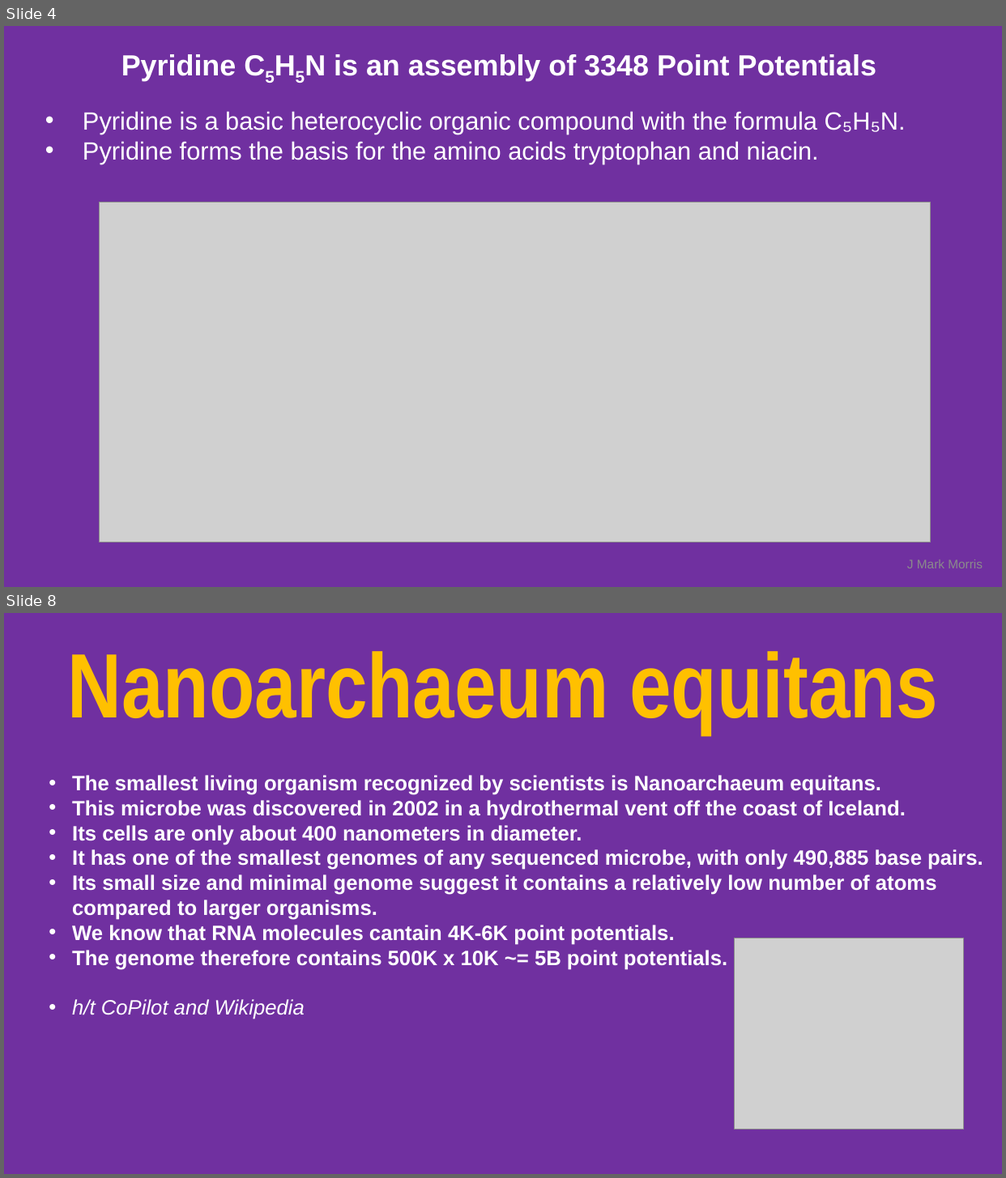
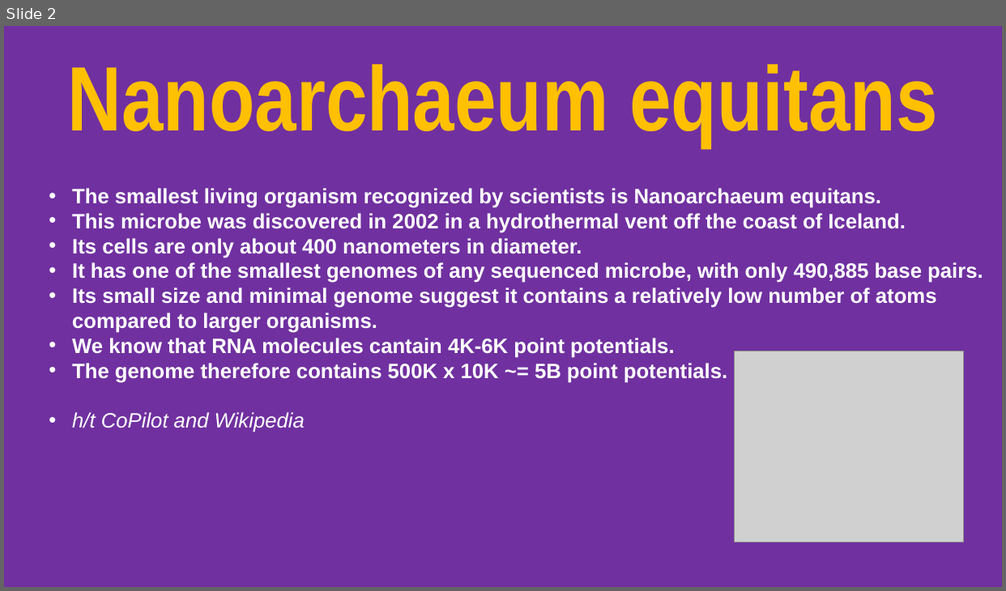
Before and after one commit to jmarkmorris/architrino, a slide deck: reference/archie/presentations/NPQG Assemblies - Early Life.pptx. Shown one above the other, each under a label of ours: slides 4 and 8 before the commit, slide 2 after it; the slides between them are not shown. The pictures are 1006x1178 and 1006x591 pixels, drawn with LibreOffice and Linux fonts; fonts in the diff are those of the drawing; grey boxes stand for pictures. Boxes give left, top, right and bottom in pixels: in the first picture for what was removed or moved away, otherwise in the second. Text is boxed around its words. In the diff, an @@ line names an element or a change of style, - is before the commit and + after.

```diff
--- a/reference/archie/presentations/NPQG Assemblies - Early Life.pptx
+++ b/reference/archie/presentations/NPQG Assemblies - Early Life.pptx
@@ slide 4 removed at box(4, 26, 1002, 587), background #7030A0 @@
@@ text removed at box(121, 54, 876, 81) @@
-Pyridine C5H5N is an assembly of 3348 Point Potentials
@@ text removed at box(83, 111, 906, 165) @@
-• Pyridine is a basic heterocyclic organic compound with the formula C₅H₅N.
-• Pyridine forms the basis for the amino acids tryptophan and niacin.
@@ picture removed at box(99, 203, 930, 543) @@
@@ text removed at box(907, 560, 982, 569) @@
-J Mark Morris
@@ what was slide 8 is now slide 2 @@
```
Also in this commit, not shown: 1 slide changed, 7 other slides removed, 16 other files.
